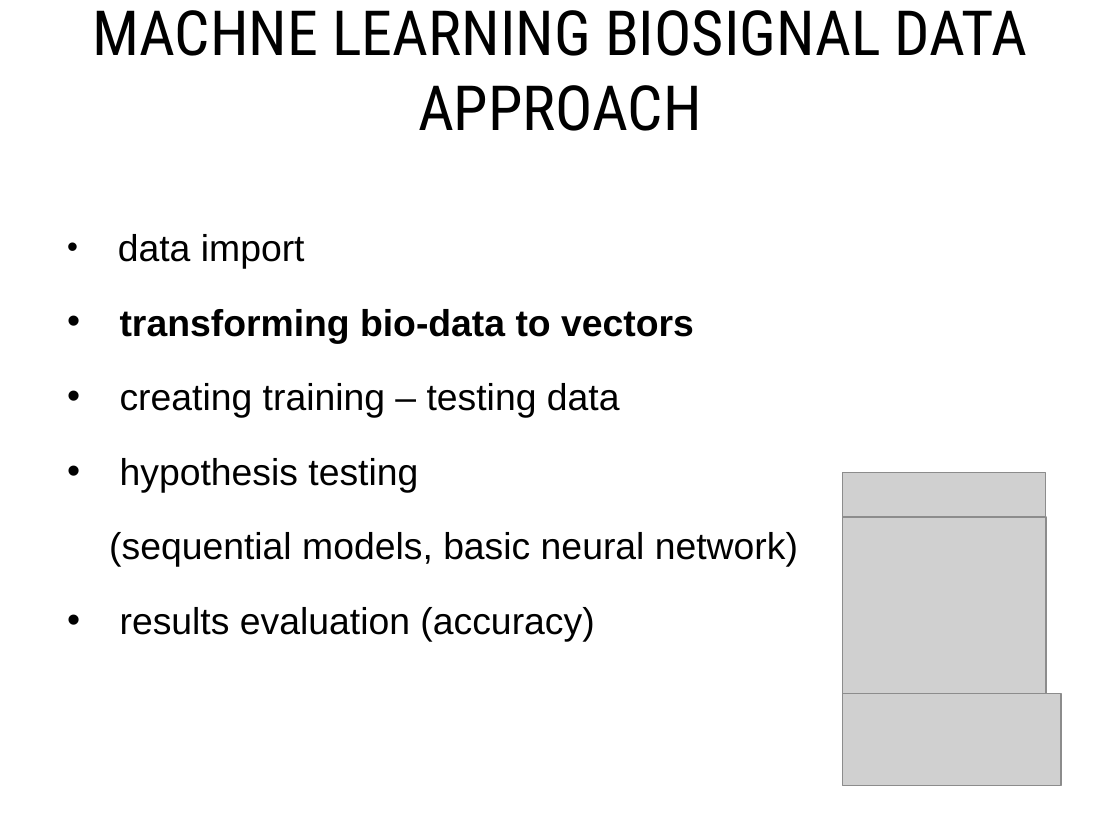
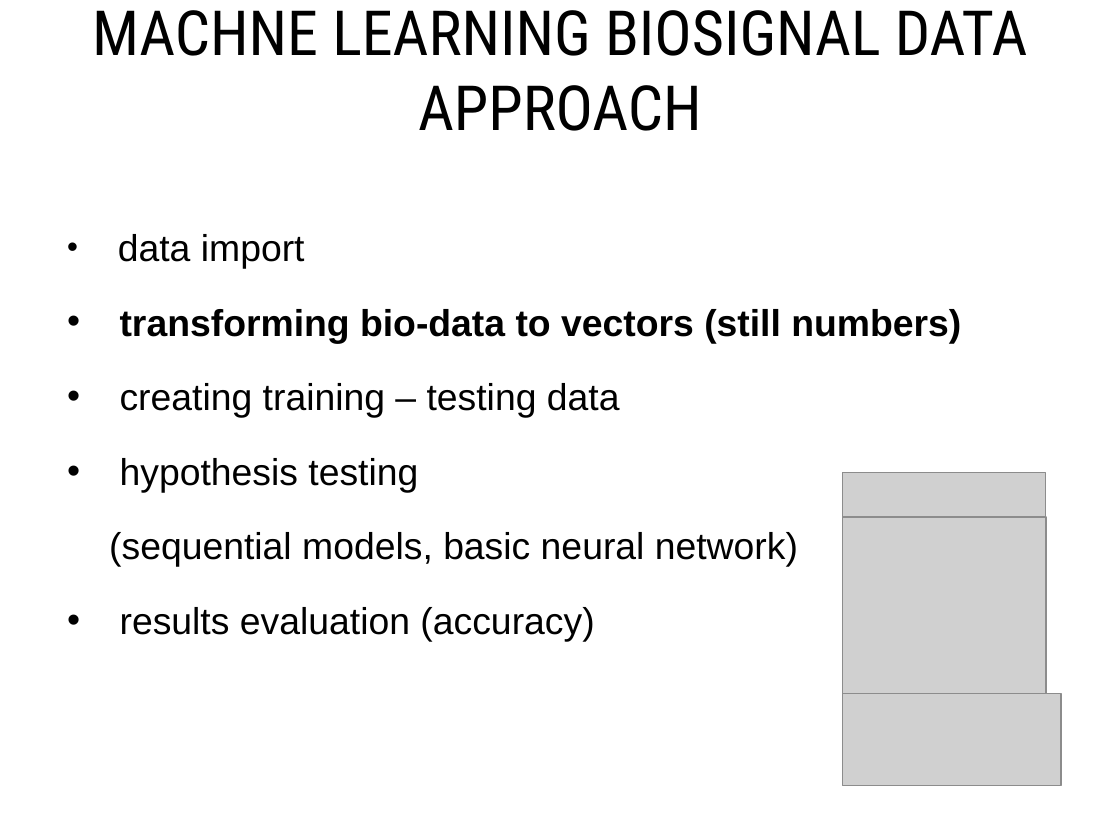
Before and after one commit to DominikaDrazyk/MLW_PROJECT_2019, a slide deck: slide 13 of KWIK_MLW_2019_SUMMER_SUMMARY.pptx. Drawn at 1120x840 pixels with LibreOffice and Linux fonts; fonts in the diff are those of the drawing; grey boxes stand for pictures. Boxes give left, top, right and bottom in pixels: in the first picture for what was removed or moved away, otherwise in the second. Text is boxed around its words. In the diff, an @@ line names an element or a change of style, - is before the commit and + after.

```diff
--- a/KWIK_MLW_2019_SUMMER_SUMMARY.pptx
+++ b/KWIK_MLW_2019_SUMMER_SUMMARY.pptx
@@ text at (x1=120, y1=309, x2=961, y2=343): text changed @@
-• transforming bio-data to vectors
+• transforming bio-data to vectors (still numbers)
```
Also in this commit, not shown: 4 other slides changed.
